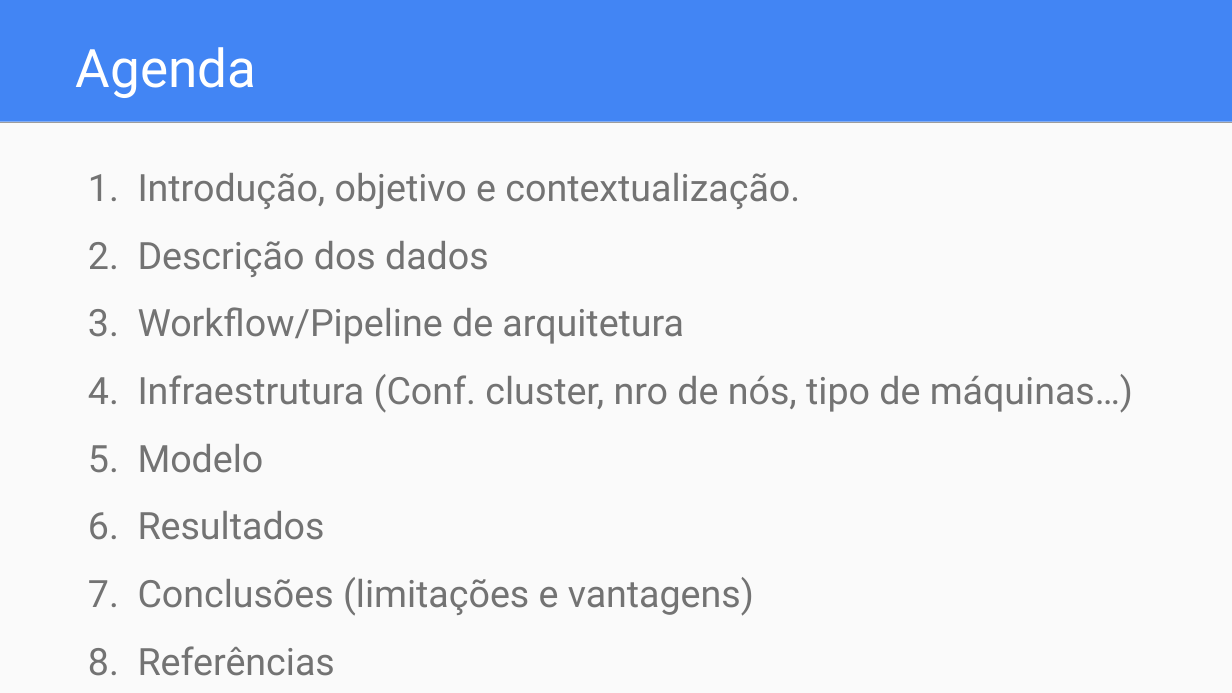
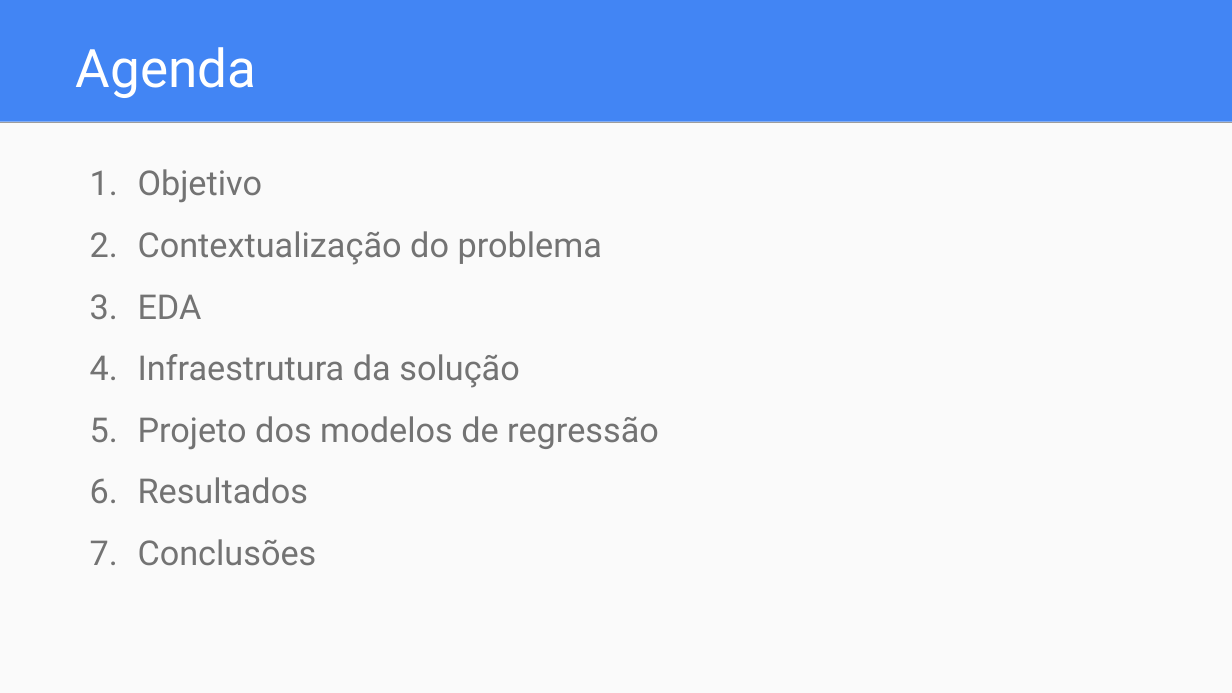
Before and after one commit to dwelcaslu/IFSP-Projeto-Interdisciplinar-2021.02, a slide deck: slide 2 of reports/Apresentação - Projeto Interdisciplinar.pptx. Drawn at 1232x693 pixels with LibreOffice and Linux fonts; fonts in the diff are those of the drawing. Boxes give left, top, right and bottom in pixels: in the first picture for what was removed or moved away, otherwise in the second. Text is boxed around its words. In the diff, an @@ line names an element or a change of style, - is before the commit and + after.

```diff
--- a/reports/Apresentação - Projeto Interdisciplinar.pptx
+++ b/reports/Apresentação - Projeto Interdisciplinar.pptx
@@ text at box(138, 169, 659, 449): text changed; size 22 to 20 pt @@
-1. Introdução, objetivo e contextualização.
-2. Descrição dos dados
-3. Workflow/Pipeline de arquitetura
-4. Infraestrutura (Conf. cluster, nro de nós, tipo de máquinas…)
-5. Modelo
+1. Objetivo
+2. Contextualização do problema
+3. EDA
+4. Infraestrutura da solução
+5. Projeto dos modelos de regressão
@@ text at box(138, 477, 308, 504): size 22 to 20 pt in "Resultados"; indent changed @@
@@ text at box(138, 539, 317, 566): text changed; size 22 to 20 pt @@
-7. Conclusões (limitações e vantagens)
-8. Referências
+7. Conclusões
```
Also in this commit, not shown: 8 other slides changed, 15 slides added, 9 slides removed, 2 other files.
